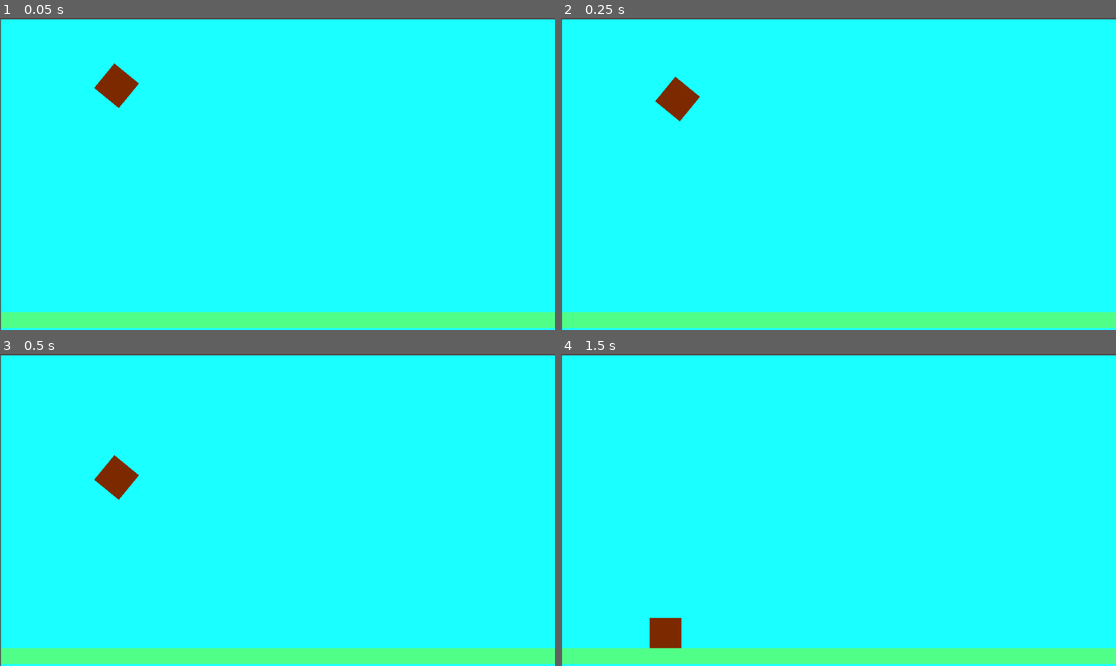
Above: before the commit, frames 1-4 (two rows, left to right).
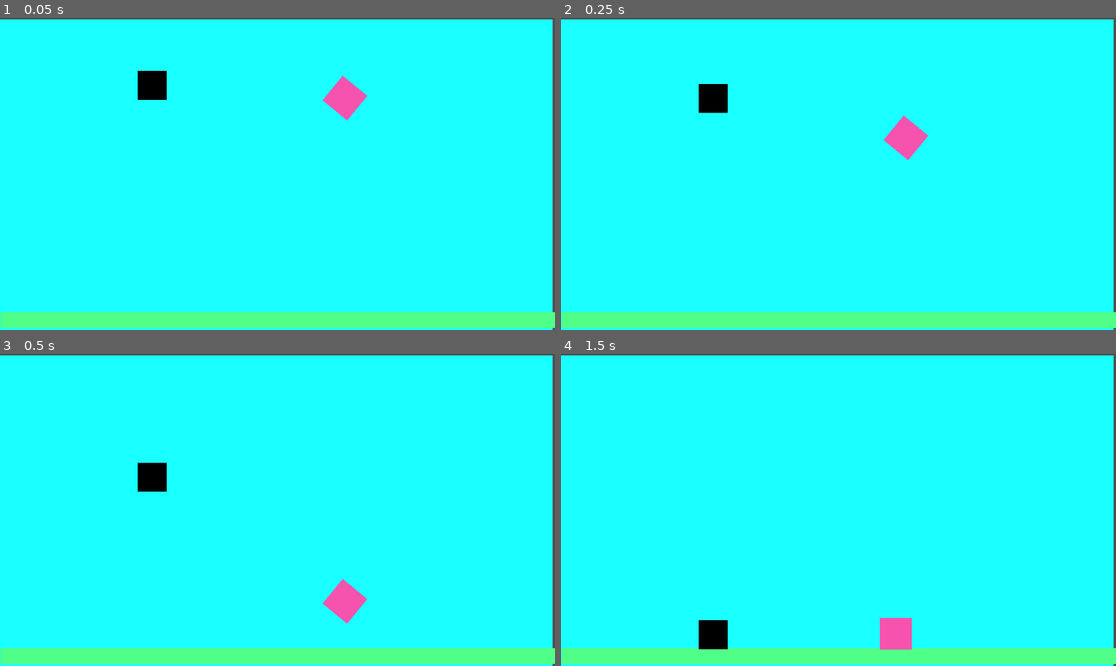
Above: after the commit, the same moments.

Repository: pisi774/Trilha-Godot
Game: Godot game, scene res://node_2d.tscn
Two runs of this game, one before a commit and one after it. Both use one fixed random seed, a clock stepped at 60 frames per second and the inputs below.
Inputs:
- Up to frame 1 (0.05 s): no input
- Up to frame 2 (0.25 s): no input
- Up to frame 3 (0.5 s): no input
- Up to frame 4 (1.5 s): no input

The runs differ from the first frame. In frame 1, 2.4% of the frame differs, in the area x 0-100%, y 0-100%; in frame 2, 2.4%; in frame 3, 2.4%; in frame 4, 2.4%.

Commit message:
Criação de cena
Uma nova cena foi criada com a adição de uma caixa de gravidade e peso diferente

Diff:
--- a/segundo projeto/segundo-projeto/node_2d.tscn
+++ b/segundo projeto/segundo-projeto/node_2d.tscn
@@ -1,35 +1,27 @@
-[gd_scene load_steps=3 format=3 uid="uid://cxrvpmdoqp0q2"]
+[gd_scene load_steps=4 format=3 uid="uid://cxrvpmdoqp0q2"]
 
-[sub_resource type="RectangleShape2D" id="RectangleShape2D_y32ns"]
-size = Vector2(66, 64)
+[ext_resource type="PackedScene" uid="uid://65freqjo7d7x" path="res://objects/caixa.tscn" id="1_wtcfe"]
 
 [sub_resource type="RectangleShape2D" id="RectangleShape2D_wtcfe"]
 size = Vector2(1153, 33)
 
+[sub_resource type="RectangleShape2D" id="RectangleShape2D_0e48y"]
+size = Vector2(60, 60)
+
 [node name="Node2D" type="Node2D"]
+position = Vector2(-1, 0)
+
+[node name="RigidBody2D" parent="." instance=ExtResource("1_wtcfe")]
+position = Vector2(-5, 17)
+mass = 1.0
+gravity_scale = 1.0
 
 [node name="ColorRect" type="ColorRect" parent="."]
-offset_left = 2.0
+offset_left = -2.0
 offset_top = 3.0
-offset_right = 1152.0
+offset_right = 1148.0
 offset_bottom = 648.0
 color = Color(0.101961, 1, 1, 1)
-
-[node name="RigidBody2D" type="RigidBody2D" parent="."]
-position = Vector2(44, -69)
-
-[node name="CollisionShape2D" type="CollisionShape2D" parent="RigidBody2D"]
-position = Vector2(200, 208)
-rotation = 2.25718
-shape = SubResource("RectangleShape2D_y32ns")
-
-[node name="ColorRect" type="ColorRect" parent="RigidBody2D/CollisionShape2D"]
-offset_left = -31.0
-offset_top = -32.0
-offset_right = 35.0
-offset_bottom = 34.0
-color = Color(0.490166, 0.16244, 2.83971e-06, 1)
-metadata/_edit_use_anchors_ = true
 
 [node name="StaticBody2D" type="StaticBody2D" parent="."]
 
@@ -43,3 +35,19 @@
 offset_right = 1155.0
 offset_bottom = 644.0
 color = Color(0.313726, 1, 0.533333, 1)
+
+[node name="RigidBody2D2" parent="." instance=ExtResource("1_wtcfe")]
+position = Vector2(519, -45)
+
+[node name="RigidBody2D3" type="RigidBody2D" parent="."]
+
+[node name="CollisionShape2D" type="CollisionShape2D" parent="RigidBody2D3"]
+position = Vector2(318, 138)
+shape = SubResource("RectangleShape2D_0e48y")
+
+[node name="ColorRect" type="ColorRect" parent="RigidBody2D3"]
+offset_left = 287.0
+offset_top = 109.0
+offset_right = 347.0
+offset_bottom = 169.0
+color = Color(0.00155789, 0.000445562, 0.000114123, 1)
--- /dev/null
+++ b/segundo projeto/segundo-projeto/objects/caixa.tscn
@@ -0,0 +1,21 @@
+[gd_scene load_steps=2 format=3 uid="uid://65freqjo7d7x"]
+
+[sub_resource type="RectangleShape2D" id="RectangleShape2D_y32ns"]
+size = Vector2(66, 64)
+
+[node name="RigidBody2D" type="RigidBody2D"]
+mass = 125.0
+gravity_scale = 3.0
+
+[node name="CollisionShape2D" type="CollisionShape2D" parent="."]
+position = Vector2(200, 208)
+rotation = 2.25718
+shape = SubResource("RectangleShape2D_y32ns")
+
+[node name="ColorRect" type="ColorRect" parent="CollisionShape2D"]
+offset_left = -31.0
+offset_top = -32.0
+offset_right = 35.0
+offset_bottom = 34.0
+color = Color(0.960434, 0.324408, 0.683154, 1)
+metadata/_edit_use_anchors_ = true
